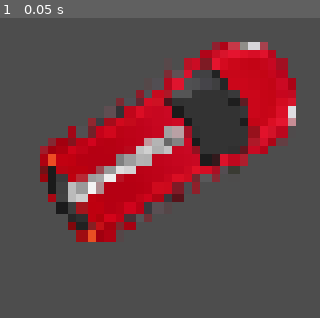
Above: before the commit, frame 1.
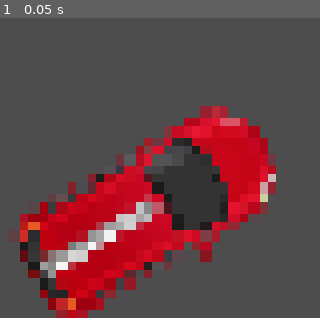
Above: after the commit, the same moment.

Repository: shlomiatia/GMTK2026
Game: Godot game, scene res://Scenes/Main/Main.tscn
The game is run twice, just before and just after one commit, with the same random seed, the same clock (stepped at 60 frames per second) and the same inputs.
Inputs:
- Up to frame 1 (0.05 s): no input

The runs differ from the first frame. In frame 1, 42% of the frame differs, in the area x 6-93%, y 8-100%.

Commit message:
basic crank

Diff:
--- a/Scenes/Car/Car.tscn
+++ b/Scenes/Car/Car.tscn
@@ -3,6 +3,7 @@
 [ext_resource type="Texture2D" uid="uid://ngp0tyj7vkfs" path="res://Textures/car.png" id="1_6tdsx"]
 [ext_resource type="Script" uid="uid://ds6mkts7batl7" path="res://Scenes/Car/car.gd" id="1_a0hww"]
 [ext_resource type="Texture2D" uid="uid://caq0pbv2v7vb5" path="res://Textures/crank.png" id="2_a0hww"]
+[ext_resource type="AudioStream" uid="uid://b4r6gugu440h5" path="res://Audio/crank.mp3" id="4_sbu84"]
 
 [sub_resource type="CapsuleShape2D" id="CapsuleShape2D_ebdu8"]
 radius = 34.0
@@ -20,3 +21,6 @@
 
 [node name="CollisionShape2D" type="CollisionShape2D" parent="." unique_id=1938754536]
 shape = SubResource("CapsuleShape2D_ebdu8")
+
+[node name="AudioStreamPlayer" type="AudioStreamPlayer" parent="." unique_id=285597634]
+stream = ExtResource("4_sbu84")
--- a/Scenes/Car/car.gd
+++ b/Scenes/Car/car.gd
@@ -1 +1,100 @@
 class_name Car extends CharacterBody2D
+
+const MAX_CRANK_DEGREES := 5.0 * 360.0
+const MAX_SPEED := 1180.0
+const FRICTION := 300.0
+
+@onready var _crank_sprite: Sprite2D = $Crank
+@onready var _audio_stream_player: AudioStreamPlayer = $AudioStreamPlayer
+
+var _crank_degrees: float = 0.0
+var _last_full_rotations: int = 0
+var _is_launched: bool = false
+
+var _mouse_cranking: bool = false
+var _mouse_last_angle: float = 0.0
+
+var _pad_cranking: bool = false
+var _pad_last_angle: float = 0.0
+var _pad_trigger_held: bool = false
+
+
+func _process(_delta: float) -> void:
+    if _is_launched:
+        return
+    _handle_mouse_input()
+    _handle_gamepad_input()
+
+
+func _physics_process(delta: float) -> void:
+    if !_is_launched:
+        return
+    velocity = velocity.move_toward(Vector2.ZERO, FRICTION * delta)
+    move_and_slide()
+    if velocity == Vector2.ZERO:
+        _is_launched = false
+        _crank_degrees = 0.0
+        _last_full_rotations = 0
+        _crank_sprite.rotation_degrees = 0.0
+
+
+func _handle_mouse_input() -> void:
+    if Input.is_mouse_button_pressed(MOUSE_BUTTON_LEFT):
+        var angle := (get_global_mouse_position() - global_position).angle()
+        if !_mouse_cranking:
+            _mouse_cranking = true
+            _mouse_last_angle = angle
+        else:
+            _advance_crank(angle, _mouse_last_angle)
+            _mouse_last_angle = angle
+    elif _mouse_cranking:
+        _mouse_cranking = false
+        _launch()
+
+
+func _handle_gamepad_input() -> void:
+    var trigger := Input.get_joy_axis(0, JOY_AXIS_TRIGGER_RIGHT)
+    var trigger_held := trigger > 0.5
+    var stick := Vector2(
+        Input.get_joy_axis(0, JOY_AXIS_RIGHT_X),
+        Input.get_joy_axis(0, JOY_AXIS_RIGHT_Y)
+    )
+
+    if trigger_held:
+        if stick.length() > 0.3:
+            var angle := stick.angle()
+            if !_pad_cranking:
+                _pad_cranking = true
+                _pad_last_angle = angle
+            else:
+                _advance_crank(angle, _pad_last_angle)
+                _pad_last_angle = angle
+        else:
+            _pad_cranking = false
+    else:
+        _pad_cranking = false
+        if _pad_trigger_held:
+            _launch()
+    _pad_trigger_held = trigger_held
+
+
+func _advance_crank(new_angle: float, prev_angle: float) -> void:
+    var delta := wrapf(new_angle - prev_angle, -PI, PI)
+    if delta <= 0.0:
+        return
+    var to_add := minf(rad_to_deg(delta), MAX_CRANK_DEGREES - _crank_degrees)
+    if to_add <= 0.0:
+        return
+    _crank_degrees += to_add
+    _crank_sprite.rotation_degrees = _crank_degrees
+    var full := int(_crank_degrees / 360.0)
+    if full > _last_full_rotations:
+        _last_full_rotations = full
+        _audio_stream_player.play()
+
+
+func _launch() -> void:
+    if _crank_degrees <= 0.0 || _is_launched:
+        return
+    _is_launched = true
+    velocity = - transform.y * (_crank_degrees / MAX_CRANK_DEGREES) * MAX_SPEED
--- a/Scenes/Main/Main.tscn
+++ b/Scenes/Main/Main.tscn
@@ -5,5 +5,5 @@
 [node name="Main" type="Node2D" unique_id=38408157]
 
 [node name="Car" parent="." unique_id=1734870916 instance=ExtResource("1_p8rbg")]
-position = Vector2(103, 972)
-rotation = 1.0427078
+position = Vector2(89.00003, 1015)
+rotation = 1.0471976
Not shown, changed: CLAUDE.md
